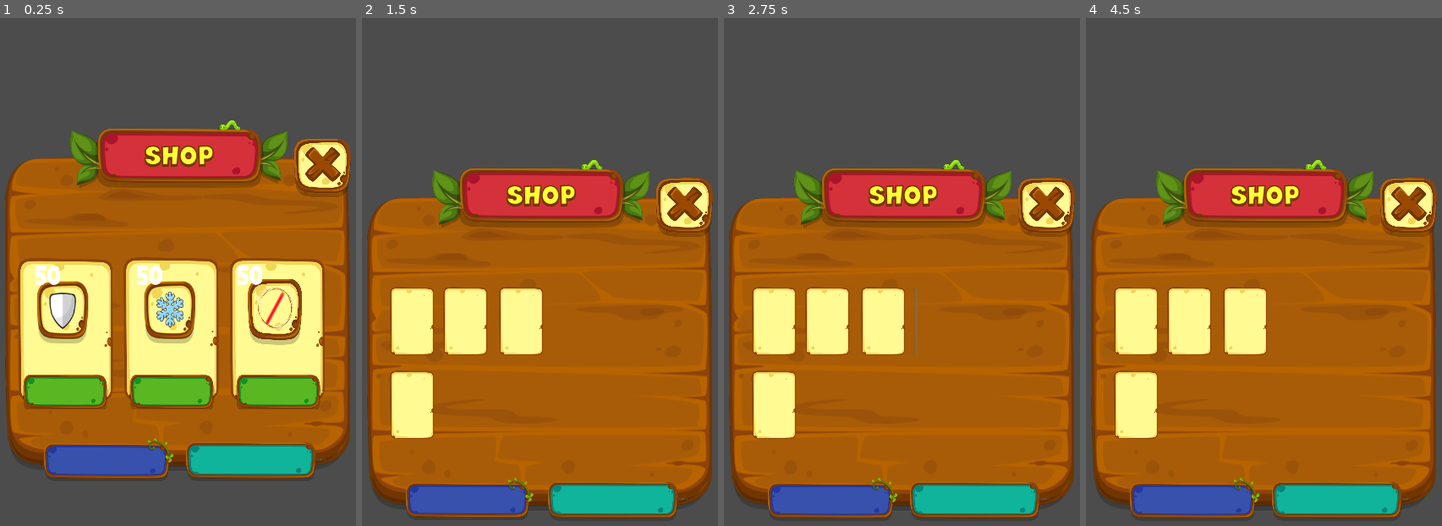
Above: before the commit, frames 1-4 (left to right).
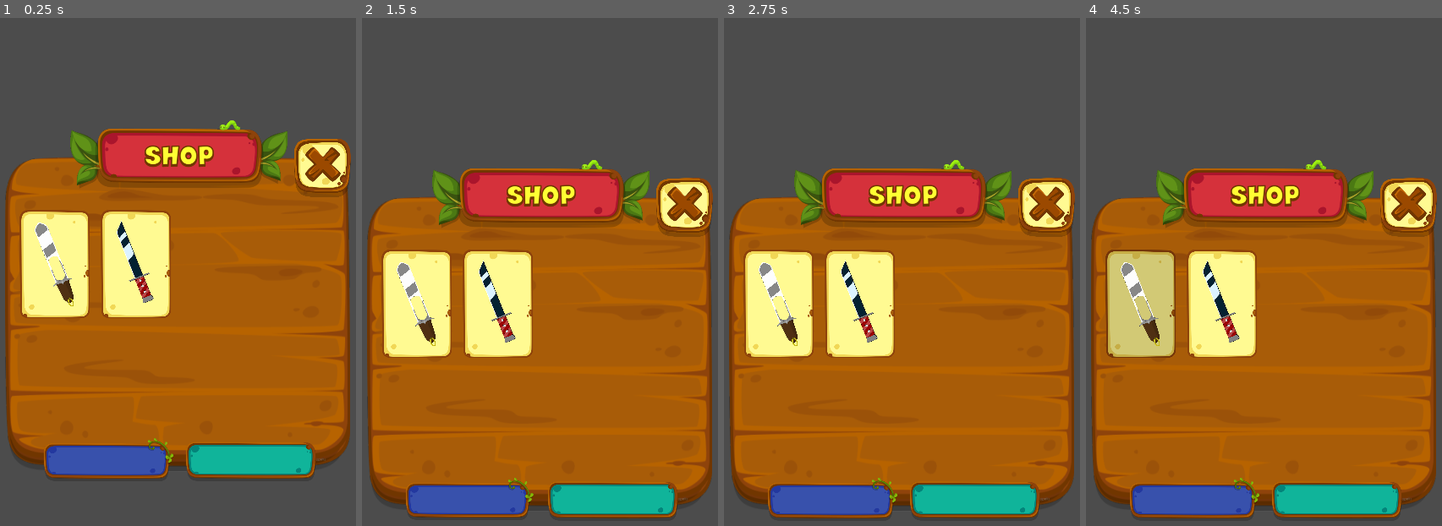
Above: after the commit, the same moments.

Repository: BotibaGameDev/Duck
Game: Godot game, scene res://scenes/Store.tscn
Two runs of this game, one before a commit and one after it. Both use one fixed random seed, a clock stepped at 60 frames per second and the inputs below. This scene is started directly instead of the project's main scene.
Inputs (mouse positions are in pixels of both pictures, inside the frame that each line leads up to):
- Up to frame 1 (0.25 s): no input
- Up to frame 2 (1.5 s): click "spells" at 0.5 s; click (468, 500) at 1.25 s
- Up to frame 3 (2.75 s): click (884, 322) at 2.02 s
- Up to frame 4 (4.5 s): click (1221, 302) at 2.77 s; click (1135, 322) at 3.52 s; click (1142, 302) at 4.27 s

The runs differ from the first frame. In frame 1, 25% of the frame differs, in the area x 4-92%, y 37-78%; in frame 2, 7.9%; in frame 3, 7.9%; in frame 4, 9.2%.
Error before the commit: Invalid call. Nonexistent function 'play' in base 'Button'. (res://scripts/Store.gd:7)
Error after the commit: Invalid get index 'skin1' (on base: 'null instance'). (res://scripts/buyKnives.gd:13)

Commit message:
added the skin changing methods

Diff:
--- a/scenes/Levels/Knife/Knife.tscn
+++ b/scenes/Levels/Knife/Knife.tscn
@@ -48,5 +48,5 @@
 [node name="Sprite" type="AnimatedSprite" parent="."]
 scale = Vector2( 0.06, 0.06 )
 frames = SubResource( 1 )
-frame = 17
+frame = 26
 playing = true
--- a/scenes/Levels/Knife/movingKnife.tscn
+++ b/scenes/Levels/Knife/movingKnife.tscn
@@ -67,7 +67,7 @@
 scale = Vector2( 0.06, 0.06 )
 z_index = -1
 frames = SubResource( 2 )
-frame = 26
+frame = 22
 playing = true
 
 [node name="movingKnife" type="Area2D" parent="."]
--- a/scenes/Store.tscn
+++ b/scenes/Store.tscn
@@ -1,12 +1,15 @@
-[gd_scene load_steps=12 format=2]
+[gd_scene load_steps=17 format=2]
 
 [ext_resource path="res://scripts/Store.gd" type="Script" id=1]
 [ext_resource path="res://sprites/Wood.png" type="Texture" id=2]
 [ext_resource path="res://sprites/Exit.png" type="Texture" id=3]
 [ext_resource path="res://sprites/greenbtn.png" type="Texture" id=4]
 [ext_resource path="res://sprites/blueBtn.png" type="Texture" id=5]
-[ext_resource path="res://scenes/buySpell.tscn" type="PackedScene" id=6]
-[ext_resource path="res://sprites/shopBtn.png" type="Texture" id=7]
+[ext_resource path="res://sprites/shopBtn.png" type="Texture" id=6]
+[ext_resource path="res://scripts/buyKnives.gd" type="Script" id=7]
+[ext_resource path="res://sprites/feuille1.png" type="Texture" id=8]
+[ext_resource path="res://sprites/knives/New Piskel-1.png.png" type="Texture" id=9]
+[ext_resource path="res://sprites/knives/New Piskel-1.png (2).png" type="Texture" id=10]
 
 [sub_resource type="Animation" id=1]
 length = 0.5
@@ -70,10 +73,42 @@
 "values": [ Vector2( 0.1, 0.1 ), Vector2( 0.09, 0.09 ), Vector2( 0.1, 0.1 ) ]
 }
 
+[sub_resource type="Animation" id=6]
+resource_name = "skin0Pressed"
+length = 0.2
+tracks/0/type = "value"
+tracks/0/path = NodePath("skin0:self_modulate")
+tracks/0/interp = 1
+tracks/0/loop_wrap = true
+tracks/0/imported = false
+tracks/0/enabled = true
+tracks/0/keys = {
+"times": PoolRealArray( 0, 0.2 ),
+"transitions": PoolRealArray( 1, 1 ),
+"update": 0,
+"values": [ Color( 0.294118, 0.215686, 0.215686, 1 ), Color( 1, 1, 1, 1 ) ]
+}
+
+[sub_resource type="Animation" id=5]
+resource_name = "skin1Pressed"
+length = 0.2
+tracks/0/type = "value"
+tracks/0/path = NodePath("skin1:self_modulate")
+tracks/0/interp = 1
+tracks/0/loop_wrap = true
+tracks/0/imported = false
+tracks/0/enabled = true
+tracks/0/keys = {
+"times": PoolRealArray( 0, 0.2 ),
+"transitions": PoolRealArray( 1, 1 ),
+"update": 0,
+"values": [ Color( 0.294118, 0.215686, 0.215686, 1 ), Color( 1, 1, 1, 1 ) ]
+}
+
 [node name="Store" type="Node2D"]
 script = ExtResource( 1 )
 
-[node name="AnimationPlayer" type="AnimationPlayer" parent="."]
+[node name="animation" type="AnimationPlayer" parent="."]
 anims/come = SubResource( 1 )
 anims/goAway = SubResource( 2 )
 anims/knivesPressed = SubResource( 3 )
@@ -120,12 +155,58 @@
 icon = ExtResource( 5 )
 flat = true
 
-[node name="buySpell" parent="." instance=ExtResource( 6 )]
-
 [node name="shop icon" type="Sprite" parent="."]
 position = Vector2( 72.9156, 69.5917 )
 scale = Vector2( 0.15, 0.15 )
-texture = ExtResource( 7 )
+texture = ExtResource( 6 )
+
+[node name="buyKnives" type="Node2D" parent="."]
+script = ExtResource( 7 )
+
+[node name="animation" type="AnimationPlayer" parent="buyKnives"]
+anims/skin0Pressed = SubResource( 6 )
+anims/skin1Pressed = SubResource( 5 )
+
+[node name="skin1" type="Button" parent="buyKnives"]
+margin_left = 34.6059
+margin_top = 90.6299
+margin_right = 558.606
+margin_bottom = 631.63
+rect_scale = Vector2( 0.08, 0.08 )
+focus_mode = 0
+enabled_focus_mode = 0
+icon = ExtResource( 8 )
+flat = true
+
+[node name="Sprite" type="Sprite" parent="buyKnives/skin1"]
+position = Vector2( 330.579, 287.77 )
+rotation = -0.380482
+scale = Vector2( 0.605208, 0.605208 )
+z_index = 2
+texture = ExtResource( 9 )
+
+[node name="skin0" type="Button" parent="buyKnives"]
+margin_left = 3.29521
+margin_top = 91.278
+margin_right = 527.295
+margin_bottom = 632.278
+rect_scale = Vector2( 0.08, 0.08 )
+focus_mode = 0
+enabled_focus_mode = 0
+icon = ExtResource( 8 )
+flat = true
+__meta__ = {
+"_edit_group_": true
+}
+
+[node name="Sprite" type="Sprite" parent="buyKnives/skin0"]
+position = Vector2( 265.936, 275.563 )
+rotation = -0.383237
+scale = Vector2( 0.168638, 0.168638 )
+z_index = 2
+texture = ExtResource( 10 )
 [connection signal="pressed" from="exit" to="." method="_on_exit_pressed"]
 [connection signal="pressed" from="spells" to="." method="_on_spells_pressed"]
 [connection signal="pressed" from="knives" to="." method="_on_knives_pressed"]
+[connection signal="pressed" from="buyKnives/skin1" to="buyKnives" method="_on_skin1_pressed"]
+[connection signal="pressed" from="buyKnives/skin0" to="buyKnives" method="_on_skin0_pressed"]
--- a/scenes/buyKnives.tscn
+++ b/scenes/buyKnives.tscn
@@ -1,41 +1,86 @@
-[gd_scene load_steps=2 format=2]
+[gd_scene load_steps=7 format=2]
 
-[ext_resource path="res://sprites/feuille1.png" type="Texture" id=1]
+[ext_resource path="res://scripts/buyKnives.gd" type="Script" id=1]
+[ext_resource path="res://sprites/feuille1.png" type="Texture" id=2]
+[ext_resource path="res://sprites/knives/New Piskel-1.png.png" type="Texture" id=3]
+[ext_resource path="res://sprites/knives/New Piskel-1.png (2).png" type="Texture" id=4]
+
+[sub_resource type="Animation" id=6]
+resource_name = "skin0Pressed"
+length = 0.2
+tracks/0/type = "value"
+tracks/0/path = NodePath("skin0:self_modulate")
+tracks/0/interp = 1
+tracks/0/loop_wrap = true
+tracks/0/imported = false
+tracks/0/enabled = true
+tracks/0/keys = {
+"times": PoolRealArray( 0, 0.2 ),
+"transitions": PoolRealArray( 1, 1 ),
+"update": 0,
+"values": [ Color( 0.294118, 0.215686, 0.215686, 1 ), Color( 1, 1, 1, 1 ) ]
+}
+
+[sub_resource type="Animation" id=5]
+resource_name = "skin1Pressed"
+length = 0.2
+tracks/0/type = "value"
+tracks/0/path = NodePath("skin1:self_modulate")
+tracks/0/interp = 1
+tracks/0/loop_wrap = true
+tracks/0/imported = false
+tracks/0/enabled = true
+tracks/0/keys = {
+"times": PoolRealArray( 0, 0.2 ),
+"transitions": PoolRealArray( 1, 1 ),
+"update": 0,
+"values": [ Color( 0.294118, 0.215686, 0.215686, 1 ), Color( 1, 1, 1, 1 ) ]
+}
 
 [node name="buyKnives" type="Node2D"]
+script = ExtResource( 1 )
 
-[node name="Button" type="Button" parent="."]
-margin_left = 52.0883
-margin_top = 105.904
-margin_right = 576.088
-margin_bottom = 646.904
-rect_scale = Vector2( 0.05, 0.05 )
-icon = ExtResource( 1 )
+[node name="animation" type="AnimationPlayer" parent="."]
+anims/skin0Pressed = SubResource( 6 )
+anims/skin1Pressed = SubResource( 5 )
+
+[node name="skin1" type="Button" parent="."]
+margin_left = 34.6059
+margin_top = 90.6299
+margin_right = 558.606
+margin_bottom = 631.63
+rect_scale = Vector2( 0.08, 0.08 )
+focus_mode = 0
+enabled_focus_mode = 0
+icon = ExtResource( 2 )
 flat = true
 
-[node name="Button2" type="Button" parent="."]
-margin_left = 9.45784
-margin_top = 106.196
-margin_right = 533.458
-margin_bottom = 647.195
-rect_scale = Vector2( 0.05, 0.05 )
-icon = ExtResource( 1 )
+[node name="Sprite" type="Sprite" parent="skin1"]
+position = Vector2( 330.579, 287.77 )
+rotation = -0.380482
+scale = Vector2( 0.605208, 0.605208 )
+z_index = 2
+texture = ExtResource( 3 )
+
+[node name="skin0" type="Button" parent="."]
+margin_left = 3.29521
+margin_top = 91.278
+margin_right = 527.295
+margin_bottom = 632.278
+rect_scale = Vector2( 0.08, 0.08 )
+focus_mode = 0
+enabled_focus_mode = 0
+icon = ExtResource( 2 )
 flat = true
+__meta__ = {
+"_edit_group_": true
+}
 
-[node name="Button3" type="Button" parent="."]
-margin_left = 8.58188
-margin_top = 139.184
-margin_right = 532.582
-margin_bottom = 680.184
-rect_scale = Vector2( 0.05, 0.05 )
-icon = ExtResource( 1 )
-flat = true
-
-[node name="Button4" type="Button" parent="."]
-margin_left = 29.5599
-margin_top = 106.195
-margin_right = 553.56
-margin_bottom = 647.195
-rect_scale = Vector2( 0.05, 0.05 )
-icon = ExtResource( 1 )
-flat = true
+[node name="Sprite" type="Sprite" parent="skin0"]
+position = Vector2( 265.936, 275.563 )
+rotation = -0.383237
+scale = Vector2( 0.168638, 0.168638 )
+z_index = 2
+texture = ExtResource( 4 )
+[connection signal="pressed" from="skin1" to="." method="_on_skin1_pressed"]
+[connection signal="pressed" from="skin0" to="." method="_on_skin0_pressed"]
--- /dev/null
+++ b/scenes/knives skins/skin0.tscn
@@ -0,0 +1,8 @@
+[gd_scene load_steps=2 format=2]
+
+[ext_resource path="res://sprites/knives/New Piskel-1.png (2).png" type="Texture" id=1]
+
+[node name="skin0" type="Sprite"]
+position = Vector2( -0.162791, 1.53827 )
+scale = Vector2( 0.0124457, 0.0124457 )
+texture = ExtResource( 1 )
--- /dev/null
+++ b/scenes/knives skins/skin1.tscn
@@ -0,0 +1,8 @@
+[gd_scene load_steps=2 format=2]
+
+[ext_resource path="res://sprites/knives/New Piskel-1.png.png" type="Texture" id=1]
+
+[node name="skin1" type="Sprite"]
+position = Vector2( 4.56167, 3.61213 )
+scale = Vector2( 0.04081, 0.04081 )
+texture = ExtResource( 1 )
--- a/scripts/Store.gd
+++ b/scripts/Store.gd
@@ -1,10 +1,10 @@
 extends Node2D
 const scn_buySpell = preload("res://scenes/buyKnives.tscn")#preload("res://scenes/buySpell.tscn")
 onready var scn_buyknives = preload("res://scenes/buyKnives.tscn")
-var storePage= "spells"
+var storePage= "knives"
 
 func _ready():
-	get_child(0).play("come")
+	get_node("animation").play("come")
 	pass
 
 func _process(delta):
@@ -12,7 +12,7 @@
 
 func _on_exit_pressed():
 	get_node("/root/Main/Menu").storeOpen = false
-	get_child(0).play("goAway")
+	get_node("animation").play("goAway")
 	get_node("/root/Main/Menu").get_child(0).play("come")
 	$"/root/Main/Menu/Timer".start()
 	pass # Replace with function body.
@@ -21,7 +21,7 @@
 func _on_knives_pressed():
 	get_child(0).play("knivesPressed")
 	if storePage == "spells":
-		get_node("buySpell").queue_free()
+		#get_node("buySpell").queue_free()
 		add_child(scn_buyknives.instance())
 		pass
 	storePage="knives"
@@ -32,7 +32,7 @@
 	get_child(0).play("spellsPressed")
 	if storePage == "knives":
 		get_node("buyKnives").queue_free()
-		add_child(scn_buySpell.instance())
+		#add_child(scn_buySpell.instance())
 		pass
 	storePage="spells"
 	pass # Replace with function body.
--- /dev/null
+++ b/scripts/buyKnives.gd
@@ -0,0 +1,23 @@
+extends Node2D
+onready var main = get_node("/root/Main")
+
+func _ready():
+	pass # Replace with function body.
+
+#func _process(delta):
+#	pass
+
+
+func _on_skin1_pressed():
+	$animation.play("skin1Pressed")
+	main.skin = main.skin1
+	pass
+
+
+
+
+
+func _on_skin0_pressed():
+	$animation.play("skin0Pressed")
+	main.skin = main.skin0
+	pass
--- a/scripts/duckCollision.gd
+++ b/scripts/duckCollision.gd
@@ -10,9 +10,6 @@
 
 func _on_Area2D_area_entered(area):
 	if area.get_name() == "movingKnife" and get_node("/root/Main").imuneBonus == false:
-		get_node("/root/Main/Buttons/imuneDuck").get_child(0).play("goAway")
-		get_node("/root/Main/Buttons/addLazer").get_child(0).play("goAway")
-		get_node("/root/Main/Buttons/slowDucks").get_child(0).play("goAway")
 		get_node("/root/Main/background/Swamp/Fading").play("Fade")
 		get_node("/root/Main/background").get_child(1).get_child(0).get_child(0).delete()
 		#get_parent().emitSignal()#ducksignal.
--- a/scripts/gameStage.gd
+++ b/scripts/gameStage.gd
@@ -156,3 +156,7 @@
 func _on_pause_shooting_timeout():
 	canshoot = true
 	pass
+# skins ------------------------------------------------------------
+onready var skin0 = preload("res://scenes/knives skins/skin0.tscn")
+onready var skin1 = preload("res://scenes/knives skins/skin1.tscn")
+onready var skin = skin0
--- a/scripts/knife scripts/Knife.gd
+++ b/scripts/knife scripts/Knife.gd
@@ -1,8 +1,11 @@
 extends RigidBody2D
 onready var scn_lazer =preload("res://scenes/lazer.tscn")
+onready var skin = get_node("/root/Main").skin
 var onetime = true
 
 func _ready():
+	get_child(0).queue_free()
+	add_child(skin.instance())
 	#set_linear_velocity(Vector2(get_linear_velocity().x,-250))
 	pass
 
--- a/scripts/knife scripts/movingKnife.gd
+++ b/scripts/knife scripts/movingKnife.gd
@@ -1,9 +1,11 @@
 extends RigidBody2D
-
+onready var skin = get_node("/root/Main").skin
 var pos = 1
 var knifeSpeed = -500
 
 func _ready():
+	get_child(0).queue_free()
+	add_child(skin.instance())
 	if get_node("/root/Main").gunOn == true :
 		get_node("/root/Main/gun activated").get_child(get_node("/root/Main").bullets).queue_free()
 		get_node("/root/Main").bullets -=1
--- a/stages/gameStage.tscn
+++ b/stages/gameStage.tscn
@@ -7,16 +7,12 @@
 [ext_resource path="res://sprites/SlowwButton.png" type="Texture" id=5]
 [ext_resource path="res://scripts/slowDucks.gd" type="Script" id=6]
 [ext_resource path="res://fonts/moon_get-Heavy.ttf" type="DynamicFontData" id=7]
-[ext_resource path="res://sprites/Lazer.png" type="Texture" id=8]
-[ext_resource path="res://scripts/addLazer.gd" type="Script" id=9]
-[ext_resource path="res://sprites/imuneButton.png" type="Texture" id=10]
-[ext_resource path="res://scripts/imuneDuck.gd" type="Script" id=11]
-[ext_resource path="res://sounds/whoosh3.wav" type="AudioStream" id=12]
-[ext_resource path="res://sounds/background ambiance.ogg" type="AudioStream" id=13]
-[ext_resource path="res://sounds/apple slash.wav" type="AudioStream" id=14]
-[ext_resource path="res://sounds/bossHit.wav" type="AudioStream" id=15]
-[ext_resource path="res://sounds/boosSplash.wav" type="AudioStream" id=16]
-[ext_resource path="res://sounds/Mac quack.wav" type="AudioStream" id=17]
+[ext_resource path="res://sounds/whoosh3.wav" type="AudioStream" id=8]
+[ext_resource path="res://sounds/background ambiance.ogg" type="AudioStream" id=9]
+[ext_resource path="res://sounds/apple slash.wav" type="AudioStream" id=10]
+[ext_resource path="res://sounds/bossHit.wav" type="AudioStream" id=11]
+[ext_resource path="res://sounds/boosSplash.wav" type="AudioStream" id=12]
+[ext_resource path="res://sounds/Mac quack.wav" type="AudioStream" id=13]
 
 [sub_resource type="Animation" id=1]
 resource_name = "Fade"
@@ -123,104 +119,6 @@
 size = 40
 font_data = ExtResource( 7 )
 
-[sub_resource type="Animation" id=10]
-length = 0.3
-tracks/0/type = "value"
-tracks/0/path = NodePath(".:rect_position")
-tracks/0/interp = 1
-tracks/0/loop_wrap = true
-tracks/0/imported = false
-tracks/0/enabled = true
-tracks/0/keys = {
-"times": PoolRealArray( 0, 0.3 ),
-"transitions": PoolRealArray( 1, 1 ),
-"update": 0,
-"values": [ Vector2( 33, 260 ), Vector2( 30, 230 ) ]
-}
-
-[sub_resource type="Animation" id=11]
-length = 0.3
-tracks/0/type = "value"
-tracks/0/path = NodePath(".:rect_position")
-tracks/0/interp = 1
-tracks/0/loop_wrap = true
-tracks/0/imported = false
-tracks/0/enabled = true
-tracks/0/keys = {
-"times": PoolRealArray( 0, 0.3 ),
-"transitions": PoolRealArray( 1, 1 ),
-"update": 0,
-"values": [ Vector2( 33, 234 ), Vector2( 33, 260 ) ]
-}
-
-[sub_resource type="Animation" id=12]
-length = 0.2
-tracks/0/type = "value"
-tracks/0/path = NodePath(".:rect_scale")
-tracks/0/interp = 1
-tracks/0/loop_wrap = true
-tracks/0/imported = false
-tracks/0/enabled = true
-tracks/0/keys = {
-"times": PoolRealArray( 0, 0.1, 0.2 ),
-"transitions": PoolRealArray( 1, 1, 1 ),
-"update": 0,
-"values": [ Vector2( 0.044, 0.044 ), Vector2( 0.042, 0.042 ), Vector2( 0.044, 0.044 ) ]
-}
-
-[sub_resource type="DynamicFont" id=13]
-size = 180
-font_data = ExtResource( 7 )
-
-[sub_resource type="Animation" id=14]
-length = 0.3
-tracks/0/type = "value"
-tracks/0/path = NodePath(".:rect_position")
-tracks/0/interp = 1
-tracks/0/loop_wrap = true
-tracks/0/imported = false
-tracks/0/enabled = true
-tracks/0/keys = {
-"times": PoolRealArray( 0, 0.3 ),
-"transitions": PoolRealArray( 1, 1 ),
-"update": 0,
-"values": [ Vector2( 54, 260 ), Vector2( 54, 230 ) ]
-}
-
-[sub_resource type="Animation" id=15]
-length = 0.3
-tracks/0/type = "value"
-tracks/0/path = NodePath(".:rect_position")
-tracks/0/interp = 1
-tracks/0/loop_wrap = true
-tracks/0/imported = false
-tracks/0/enabled = true
-tracks/0/keys = {
-"times": PoolRealArray( 0, 0.3 ),
-"transitions": PoolRealArray( 1, 1 ),
-"update": 0,
-"values": [ Vector2( 54, 232 ), Vector2( 54, 260 ) ]
-}
-
-[sub_resource type="Animation" id=16]
-length = 0.2
-tracks/0/type = "value"
-tracks/0/path = NodePath(".:rect_scale")
-tracks/0/interp = 1
-tracks/0/loop_wrap = true
-tracks/0/imported = false
-tracks/0/enabled = true
-tracks/0/keys = {
-"times": PoolRealArray( 0, 0.1, 0.2 ),
-"transitions": PoolRealArray( 1, 1, 1 ),
-"update": 0,
-"values": [ Vector2( 0.2, 0.2 ), Vector2( 0.19, 0.19 ), Vector2( 0.2, 0.2 ) ]
-}
-
-[sub_resource type="DynamicFont" id=17]
-size = 40
-font_data = ExtResource( 7 )
-
 [node name="Main" type="Node"]
 script = ExtResource( 1 )
 
@@ -232,7 +130,7 @@
 editor/display_folded = true
 scale = Vector2( 0.199901, 0.199901 )
 z_index = -4
-frame = 132
+frame = 139
 
 [node name="Fading" type="AnimationPlayer" parent="background/Swamp"]
 anims/Fade = SubResource( 1 )
@@ -279,6 +177,7 @@
 z_index = 2
 
 [node name="slowDucks" type="Button" parent="Buttons"]
+editor/display_folded = true
 margin_left = 11.0
 margin_top = 260.0
 margin_right = 126.0
@@ -308,80 +207,26 @@
 custom_fonts/font = SubResource( 9 )
 text = "50"
 
-[node name="addLazer" type="Button" parent="Buttons"]
-editor/display_folded = true
-margin_left = 33.0
-margin_top = 260.0
-margin_right = 490.0
-margin_bottom = 731.0
-rect_scale = Vector2( 0.044, 0.044 )
-focus_mode = 0
-action_mode = 0
-enabled_focus_mode = 0
-icon = ExtResource( 8 )
-flat = true
-script = ExtResource( 9 )
-
-[node name="AnimationPlayer" type="AnimationPlayer" parent="Buttons/addLazer"]
-anims/come = SubResource( 10 )
-anims/goAway = SubResource( 11 )
-anims/pressed = SubResource( 12 )
-
-[node name="Label" type="Label" parent="Buttons/addLazer"]
-margin_left = -26.0059
-margin_top = -100.03
-margin_right = 259.994
-margin_bottom = 215.97
-custom_fonts/font = SubResource( 13 )
-text = "50"
-
-[node name="imuneDuck" type="Button" parent="Buttons"]
-editor/display_folded = true
-margin_left = 54.0
-margin_top = 260.0
-margin_right = 169.0
-margin_bottom = 371.0
-rect_scale = Vector2( 0.2, 0.2 )
-focus_mode = 0
-action_mode = 0
-enabled_focus_mode = 0
-icon = ExtResource( 10 )
-flat = true
-script = ExtResource( 11 )
-
-[node name="AnimationPlayer" type="AnimationPlayer" parent="Buttons/imuneDuck"]
-anims/come = SubResource( 14 )
-anims/goAway = SubResource( 15 )
-anims/pressed = SubResource( 16 )
-
-[node name="Label" type="Label" parent="Buttons/imuneDuck"]
-margin_left = -4.91321
-margin_top = -19.2177
-margin_right = 59.0868
-margin_bottom = 50.7823
-custom_fonts/font = SubResource( 17 )
-text = "50"
-
 [node name="sounds" type="Node" parent="."]
 editor/display_folded = true
 
 [node name="movingKnife" type="AudioStreamPlayer" parent="sounds"]
+stream = ExtResource( 8 )
+
+[node name="background" type="AudioStreamPlayer" parent="sounds"]
+stream = ExtResource( 9 )
+
+[node name="appleSlash" type="AudioStreamPlayer" parent="sounds"]
+stream = ExtResource( 10 )
+
+[node name="bossHit" type="AudioStreamPlayer" parent="sounds"]
+stream = ExtResource( 11 )
+
+[node name="bossSplash" type="AudioStreamPlayer" parent="sounds"]
 stream = ExtResource( 12 )
 
-[node name="background" type="AudioStreamPlayer" parent="sounds"]
+[node name="Quack" type="AudioStreamPlayer" parent="sounds"]
 stream = ExtResource( 13 )
-
-[node name="appleSlash" type="AudioStreamPlayer" parent="sounds"]
-stream = ExtResource( 14 )
-
-[node name="bossHit" type="AudioStreamPlayer" parent="sounds"]
-stream = ExtResource( 15 )
-
-[node name="bossSplash" type="AudioStreamPlayer" parent="sounds"]
-stream = ExtResource( 16 )
-
-[node name="Quack" type="AudioStreamPlayer" parent="sounds"]
-stream = ExtResource( 17 )
 
 [node name="betweenLvls" type="Timer" parent="."]
 wait_time = 1.5
@@ -392,7 +237,5 @@
 one_shot = true
 [connection signal="pressed" from="Buttons/slowDucks" to="Buttons/slowDucks" method="_on_slowDucks_pressed"]
 [connection signal="timeout" from="Buttons/slowDucks/Timer" to="Buttons/slowDucks" method="_on_Timer_timeout"]
-[connection signal="pressed" from="Buttons/addLazer" to="Buttons/addLazer" method="_on_addLazer_pressed"]
-[connection signal="pressed" from="Buttons/imuneDuck" to="Buttons/imuneDuck" method="_on_imuneDuck_pressed"]
 [connection signal="timeout" from="betweenLvls" to="." method="_on_betweenLvls_timeout"]
 [connection signal="timeout" from="pause shooting" to="." method="_on_pause_shooting_timeout"]
Not shown: 2 places in scenes/Levels/Knife/movingKnife.tscn that only renumber resources
Binary file added: sprites/knives/New Piskel-1.png (2).png
Not shown, added: sprites/knives/New Piskel-1.png (2).png.import
Binary file added: sprites/knives/New Piskel-1.png.png
Not shown, added: sprites/knives/New Piskel-1.png.png.import
Not shown: 1 places in stages/gameStage.tscn that only renumber resources
